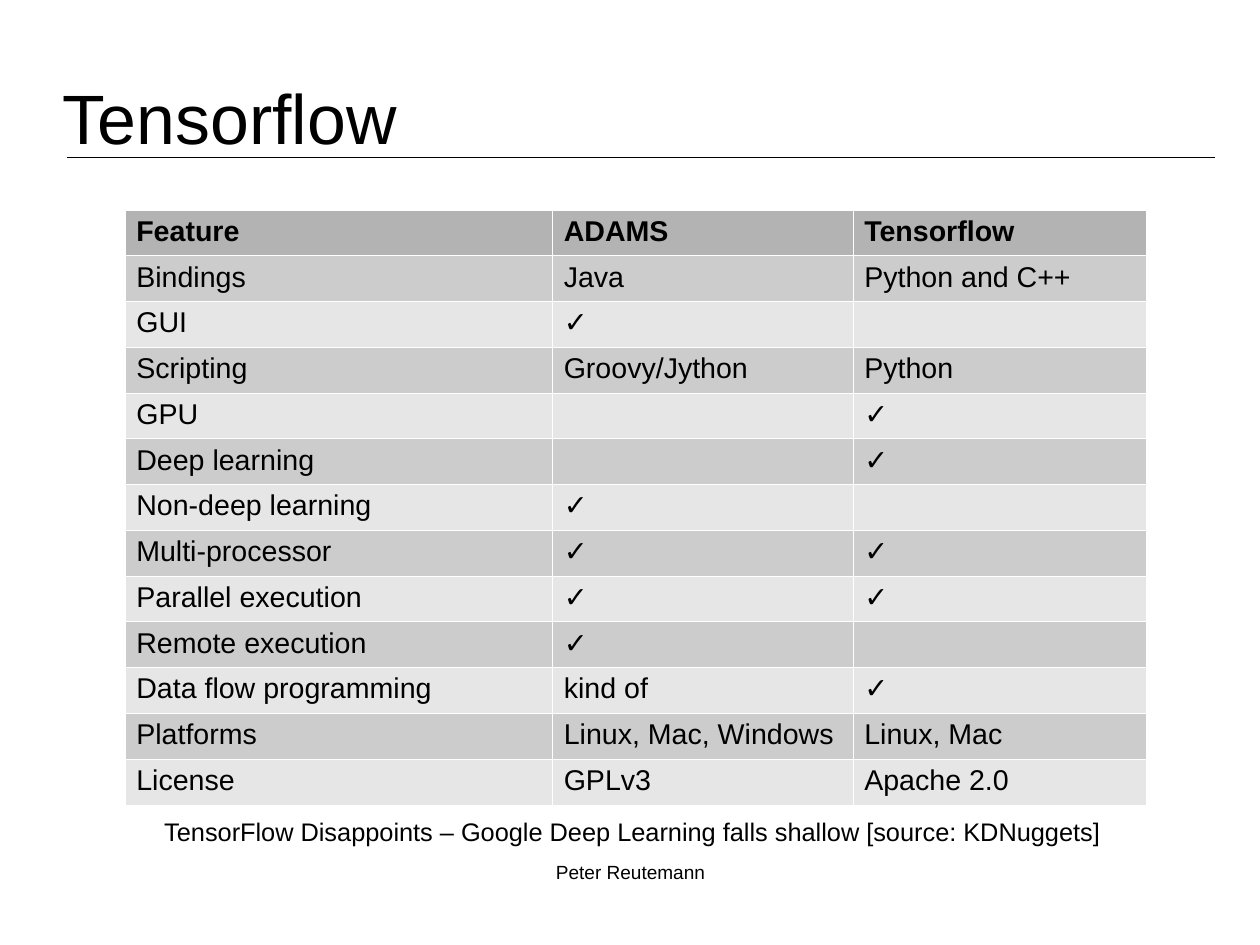
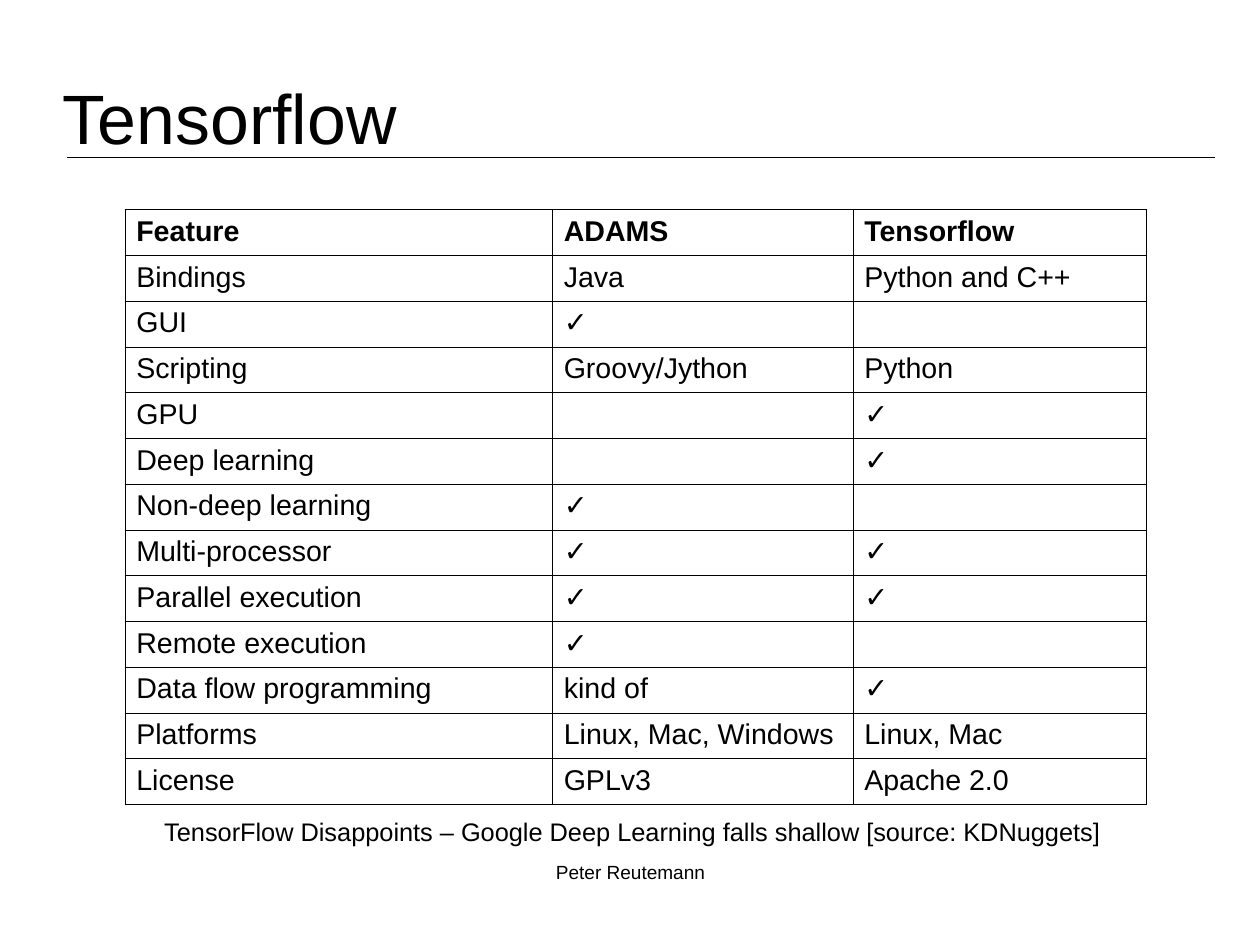
Before and after one commit to fracpete/kuching-2015, a slide deck: slide 19 of 1_intro/kuching2015_intro.odp (slide 18 before the commit). Drawn at 1260x945 pixels with LibreOffice and Linux fonts; fonts in the diff are those of the drawing; background and template pictures are left out. Boxes give left, top, right and bottom in pixels: in the first picture for what was removed or moved away, otherwise in the second. Text is boxed around its words. In the diff, an @@ line names an element or a change of style, - is before the commit and + after.

```diff
--- a/1_intro/kuching2015_intro.odp
+++ b/1_intro/kuching2015_intro.odp
@@ table at (125, 209, 1147, 800) @@
@@ fill #B3B3B3 to none in row 1 @@
@@ fill #CCCCCC to none in 16 cells @@
@@ fill #E6E6E6 to none in 15 cells @@
@@ borders changed @@
```
Also in this commit, not shown: 1 slide added.
